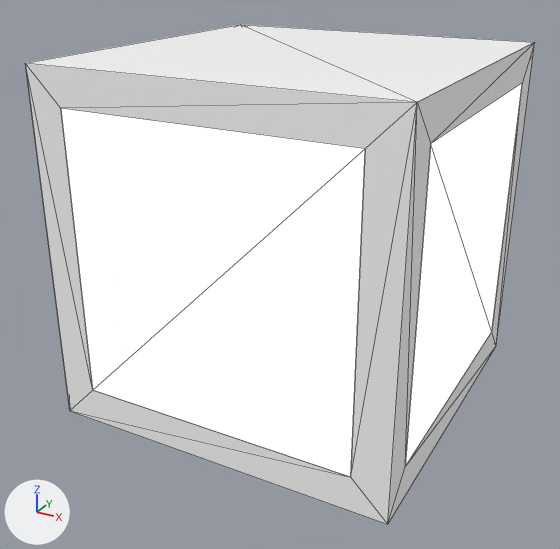
What one commit did to the COLLADA model models/cube_F/meshes/cube_F.dae.
Rendered twice from a 50 mm lens placed at (0.0489, -0.095, 0.0644), pointed at (-0.0013, -0.0038, 0.0188). The axes (+X, +Y, +Z) are drawn at lower left. The lights are the same throughout. Mesh edges are drawn as thin lines. Where no turn or scale is listed for an object, it has been applied to the vertices.

Objects in the first picture: 'instance_0', 'instance_0.001', 'instance_0.002', 'instance_0.005'.
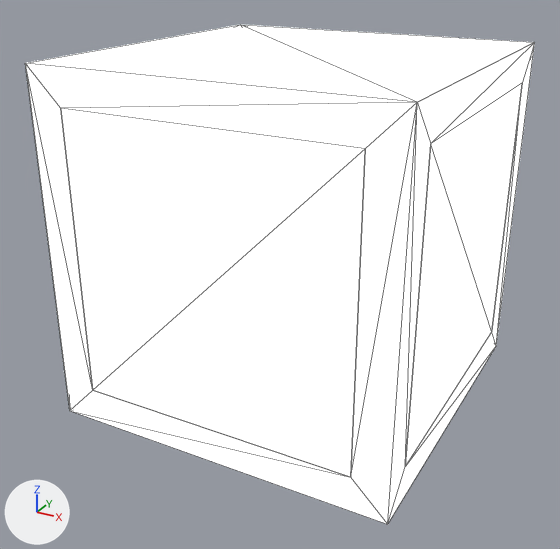
Changed parts and their boxes (x1, y1, x2, y2) in the pictures (560 x 549 px):
'instance_0.001', surface changed
    both: (25, 25, 535, 524)
'instance_0', surface changed
    both: (388, 43, 535, 523)

Diff of the bpy script that builds the scene:
```diff
--- a/models/cube_F/meshes/cube_F.dae.py
+++ b/models/cube_F/meshes/cube_F.dae.py
@@ mat_material_003 @@
 mat_material_003.base_color = (1.0, 1.0, 1.0)  # white #ffffff
+mat_material_003.emission_strength = 1.0
@@ mat_material_3_005 @@
 mat_material_3_005.base_color = (0.996, 0.996, 0.996)  # white #ffffff
+mat_material_3_005.emission_strength = 1.0
```
